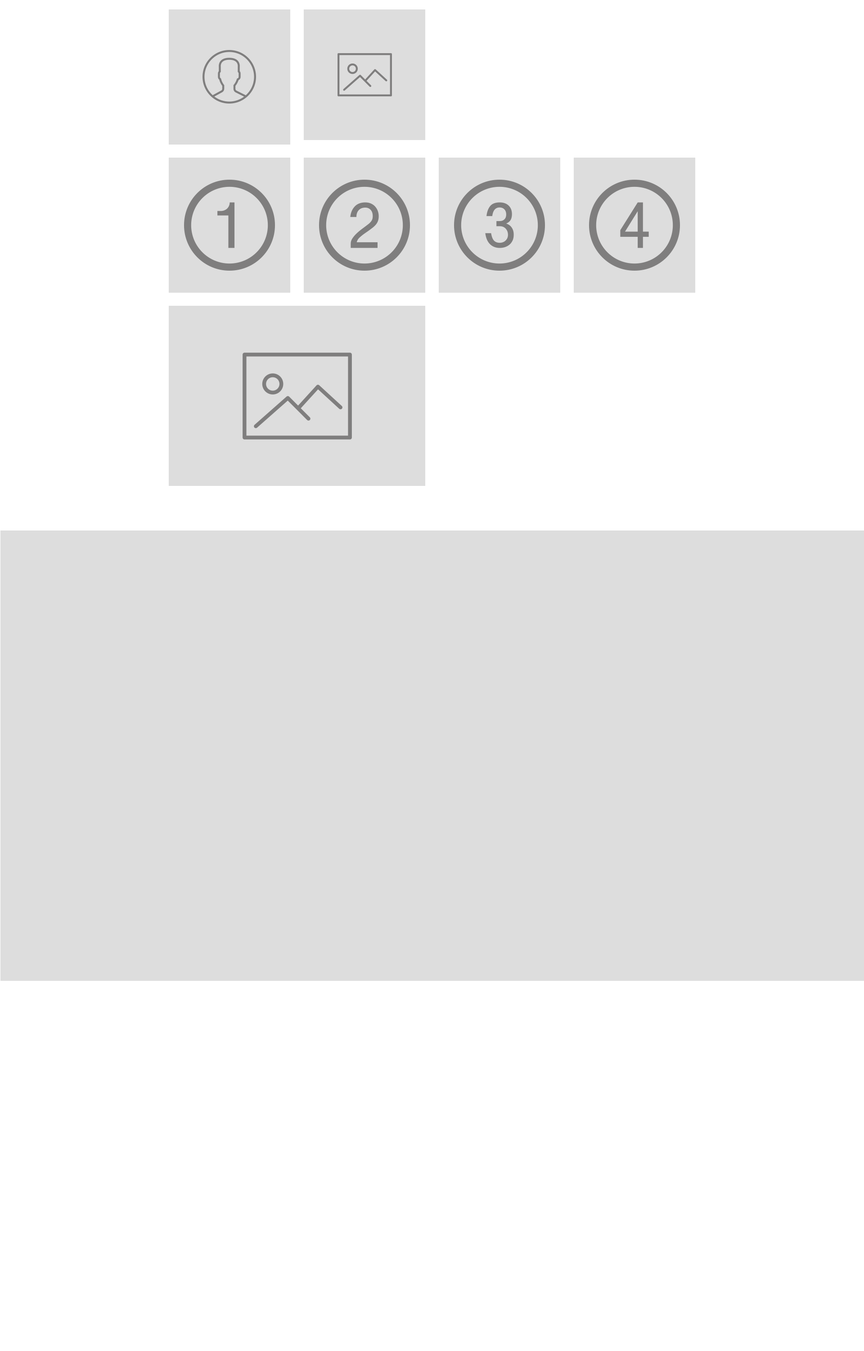
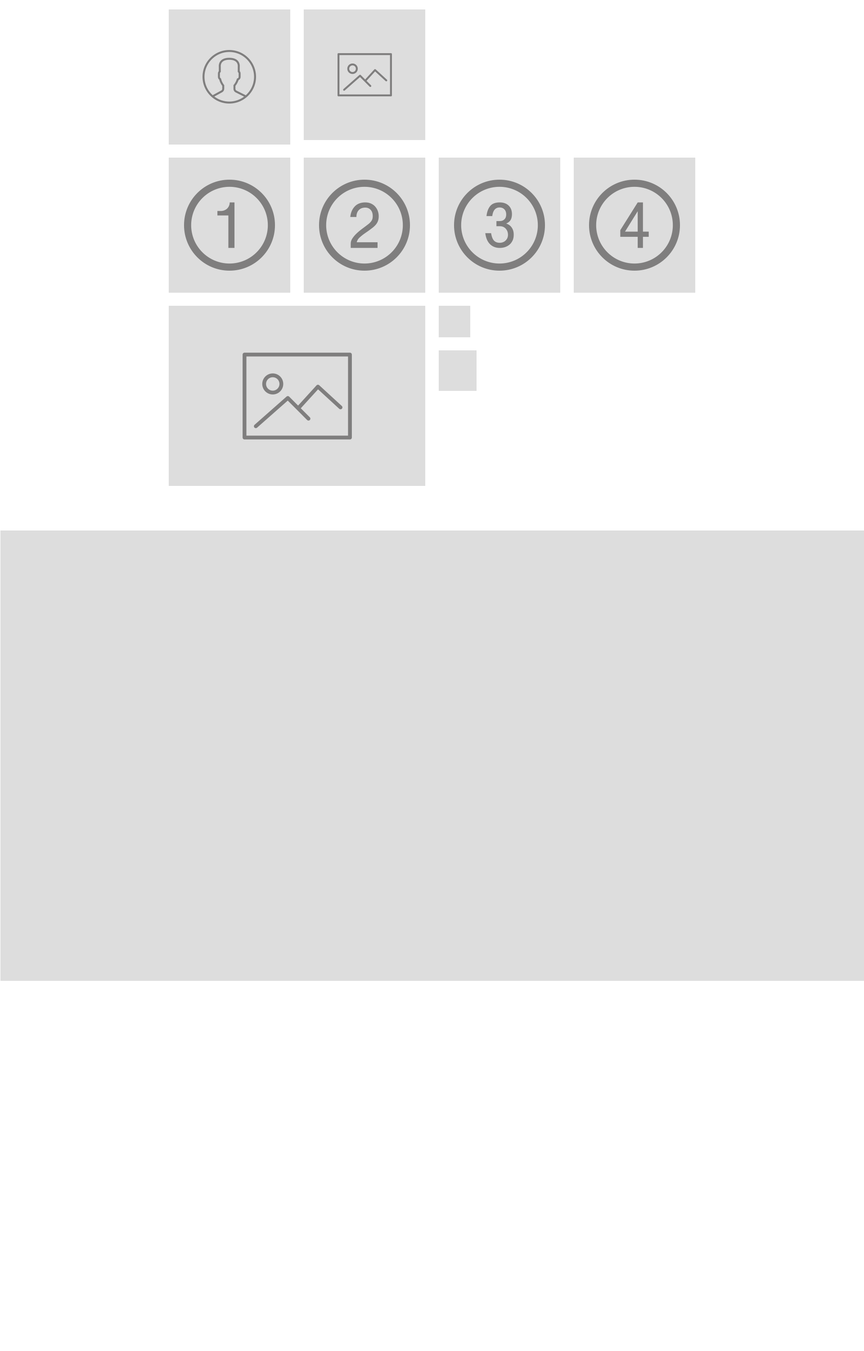
Layer changes from the first 864×1351 image to the second:
added layer "Rechteck 10" above "Rechteck 9" over (438, 350, 477, 391)
added layer "Rechteck 9" above "Rechteck 8" over (438, 305, 471, 338)
